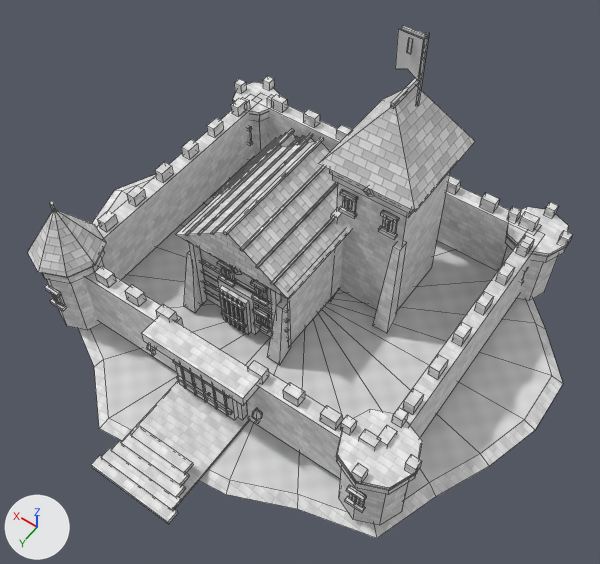
The OBJ model Unity/Assets/Eldoria/ExperimentalAshenCitadel/Meshes/AshenBastion_3.obj as it was, and as the next commit left it.
Before and after are seen from a 50 mm lens placed at (-12.4, 17.9, 28.9), pointed at (-1.4, 2.5, 4.7). The axes (+X, +Y, +Z) are drawn at lower left. The lights are the same throughout. The first picture is the older version. Mesh edges are drawn as thin lines. Where no turn or scale is listed for an object, it has been applied to the vertices. Vertices at exactly the same position are counted once.

Before the edit, the objects in view are built like this:
```python
me_ashenbastion_3 = bpy.data.meshes.new('AshenBastion_3')
me_ashenbastion_3.from_pydata(...)  # 1733 vertices, 1273 faces; spans x -10.9..11.5, y -9.4..11.2, z -0.2..13.1
me_ashenbastion_3.materials.append(mat_basalt)  # picture img_ashenstone_png
me_ashenbastion_3.materials.append(mat_stone)  # picture img_ashenstone_png
me_ashenbastion_3.materials.append(mat_stonelight)  # picture img_ashenstone_png
me_ashenbastion_3.materials.append(mat_cut)  # picture img_ashenstone_png
me_ashenbastion_3.materials.append(mat_iron)  # picture img_ashenmetal_png
me_ashenbastion_3.materials.append(mat_wood)  # picture img_ashenwood_png
me_ashenbastion_3.materials.append(mat_oak)  # picture img_ashenwood_png
me_ashenbastion_3.materials.append(mat_roof)  # picture img_ashenroof_png
me_ashenbastion_3.materials.append(mat_slate)  # picture img_ashenroof_png
me_ashenbastion_3.materials.append(mat_brass)  # picture img_ashenmetal_png
me_ashenbastion_3.materials.append(mat_warm)  # picture img_ashenmetal_png
me_ashenbastion_3.materials.append(mat_banner)  # picture img_ashencloth_png
me_ashenbastion_3.materials.append(mat_plaster)  # picture img_ashenstone_png
me_ashenbastion_3.materials.append(mat_moss)  # picture img_ashenmoss_png
ob_ashenbastion_3 = bpy.data.objects.new('AshenBastion_3', me_ashenbastion_3)
ob_ashenbastion_3.location = (0.0, 0.0, 0.0)
```
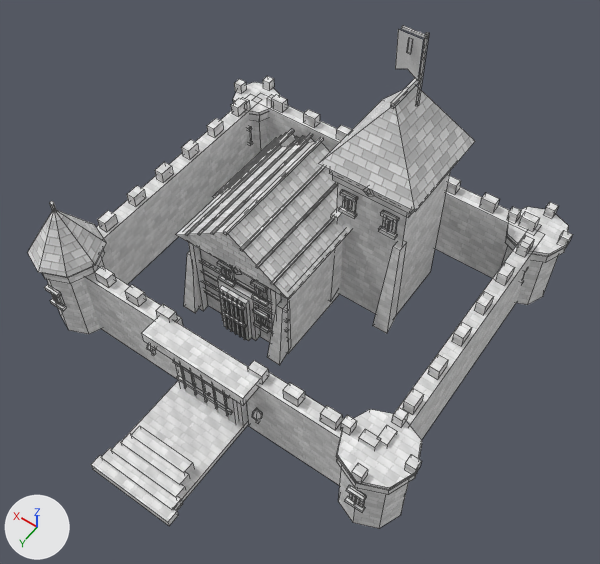
The edits, one by one:
me_ashenbastion_3 is used by ob_ashenbastion_3; location (0.0, 0.0, 0.0).
me_ashenbastion_3 had 1733 vertices, 1273 faces and spanned x -10.9..11.5, y -9.4..11.2, z -0.2..13.1.
me_ashenbastion_3 no longer uses material mat_basalt (picture img_ashenstone_png).
me_ashenbastion_3 now has 1684 vertices, 1225 faces and spans x -8.6..8.7, y -7.4..11.2, z -0.1..13.1.
me_ashenbastion_3 part 1: the loose piece of 49 vertices spanning x -10.9..11.5, y -9.4..9.8, z -0.2..0.0 is deleted.
Part 2, on me_ashenbastion_3:
56 vertices in x -8.4..8.4, y -7.2..10.8, z 0.2 move by (0.0, 0.0, -0.3).
32 vertices in x -7.5..7.5, y -6.4..9.6, z 0.5 move by (0.0, 0.0, -0.6).
24 vertices in x -1.6..3.7, y -2.4..10.4, z 0.3 move by (0.0, 0.0, -0.4).
24 vertices in x -1.5..1.8, y 3.2..10.0, z 0.4 move by (0.0, 0.0, -0.5).
8 vertices in x -1.9..1.9, y 5.2..11.2, z 0.1 move by (0.0, 0.0, -0.2).
me_ashenbastion_3 no longer uses material mat_moss (picture img_ashenmoss_png).

Changed parts and their boxes [x1, y1, x2, y2] in the pictures (600 x 564 px; the box of a moved part takes in the faces that stretch with it):
'AshenBastion_3', reshaped: before [27, 25, 572, 538]; after [27, 25, 572, 528]
part 1 of me_ashenbastion_3, deleted: before [78, 160, 563, 538]
part 2 of me_ashenbastion_3, moved or reshaped: before [47, 103, 558, 525]; after [47, 103, 558, 528]
